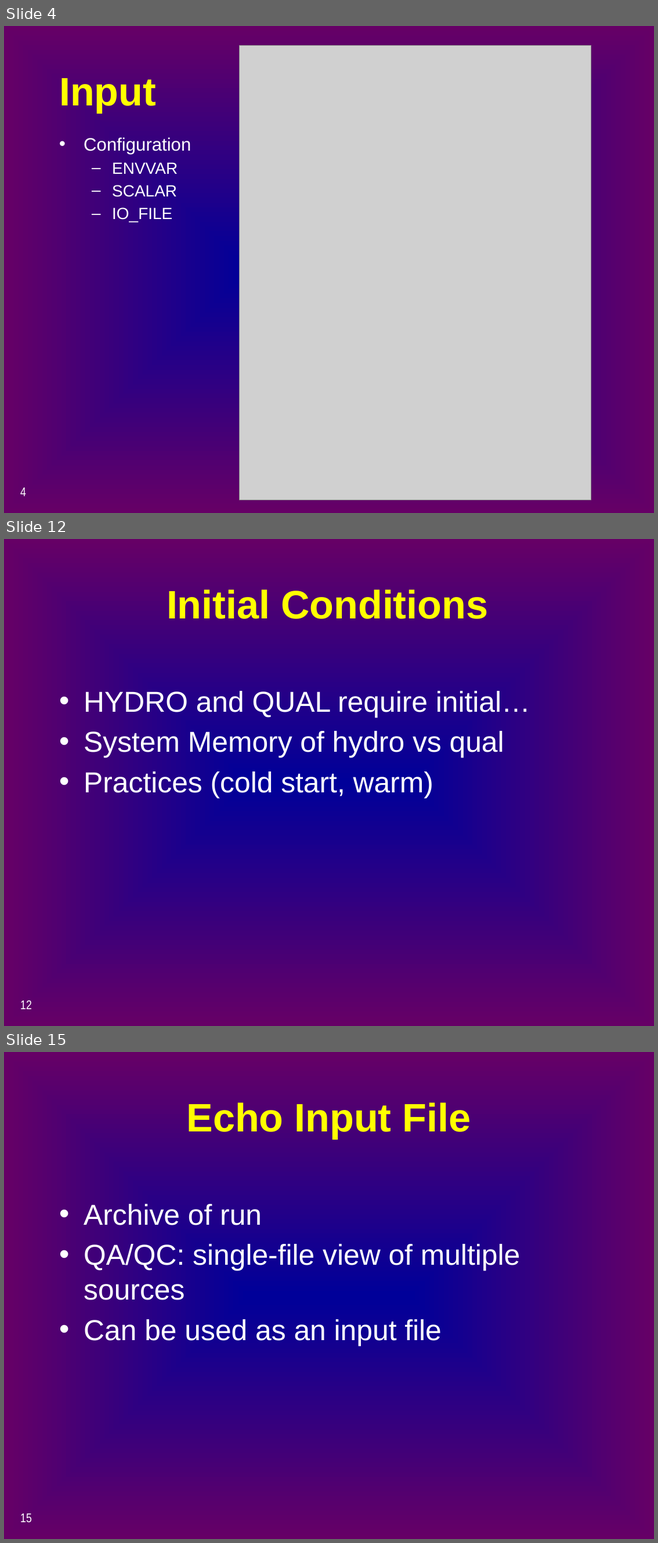
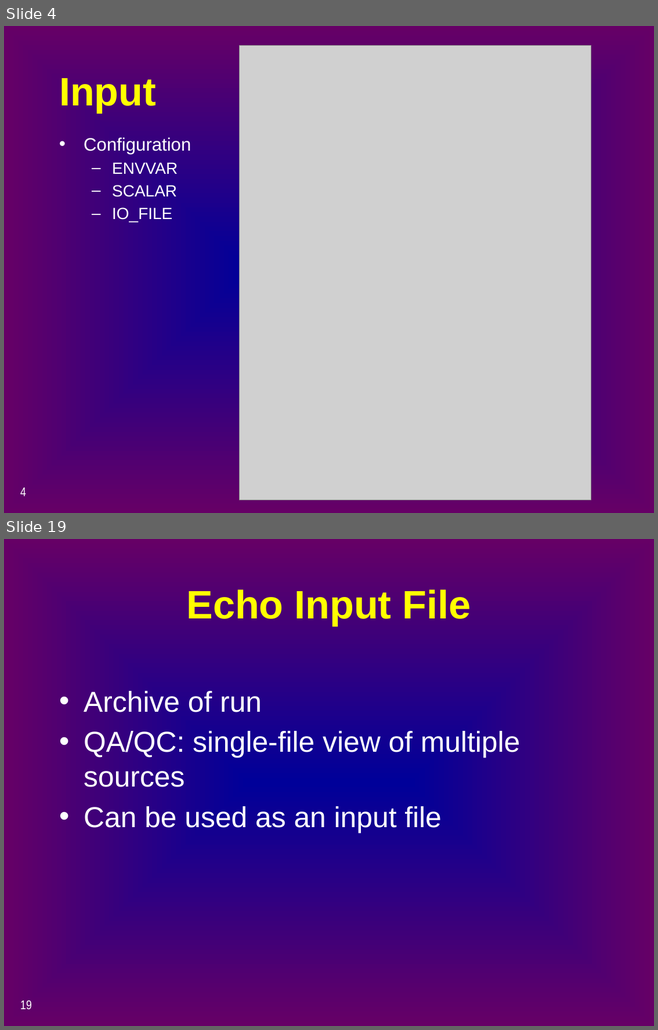
Before and after one commit to CADWRDeltaModeling/dsm2, a slide deck: dsm2/presentations/p4_simulation_data.pptx. Shown one above the other, each under a label of ours: slides 4, 12 and 15 before the commit, slides 4 and 19 after it; the slides between them are not shown. The pictures are 658x1543 and 658x1030 pixels, drawn with LibreOffice and Linux fonts; fonts in the diff are those of the drawing; grey boxes stand for pictures. Boxes give left, top, right and bottom in pixels: in the first picture for what was removed or moved away, otherwise in the second. Text is boxed around its words. In the diff, an @@ line names an element or a change of style, - is before the commit and + after.

```diff
--- a/dsm2/presentations/p4_simulation_data.pptx
+++ b/dsm2/presentations/p4_simulation_data.pptx
@@ slide 12 removed at [4, 539, 654, 1026], background gradient #000099 to #660066 @@
@@ title removed at [166, 589, 488, 619] @@
-Initial Conditions
@@ text removed at [83, 691, 530, 798] @@
-• HYDRO and QUAL require initial…
-• System Memory of hydro vs qual
-• Practices (cold start, warm)
@@ page number removed at [20, 1000, 32, 1009] @@
-12
@@ what was slide 15 is now slide 19 @@
@@ page number at [20, 1000, 32, 1010]: text changed @@
-15
+19
```
Also in this commit, not shown: 11 slides changed, 6 slides added, 1 other slide removed.
